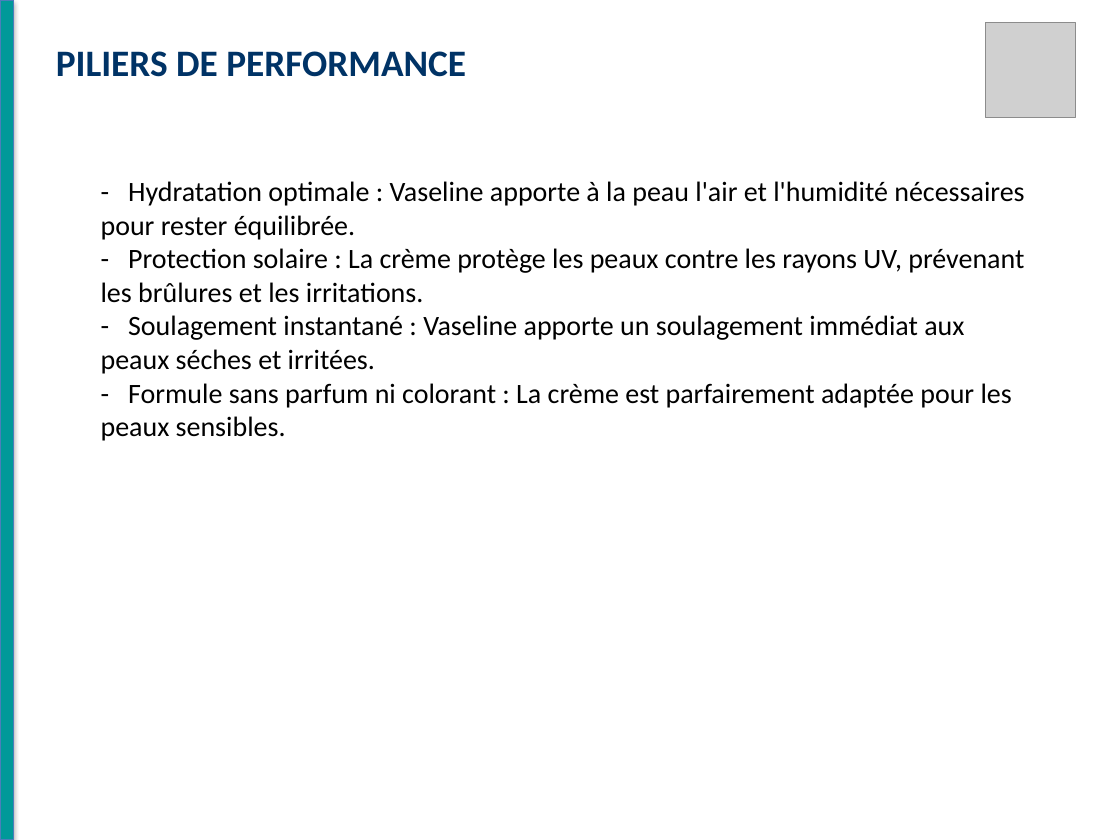
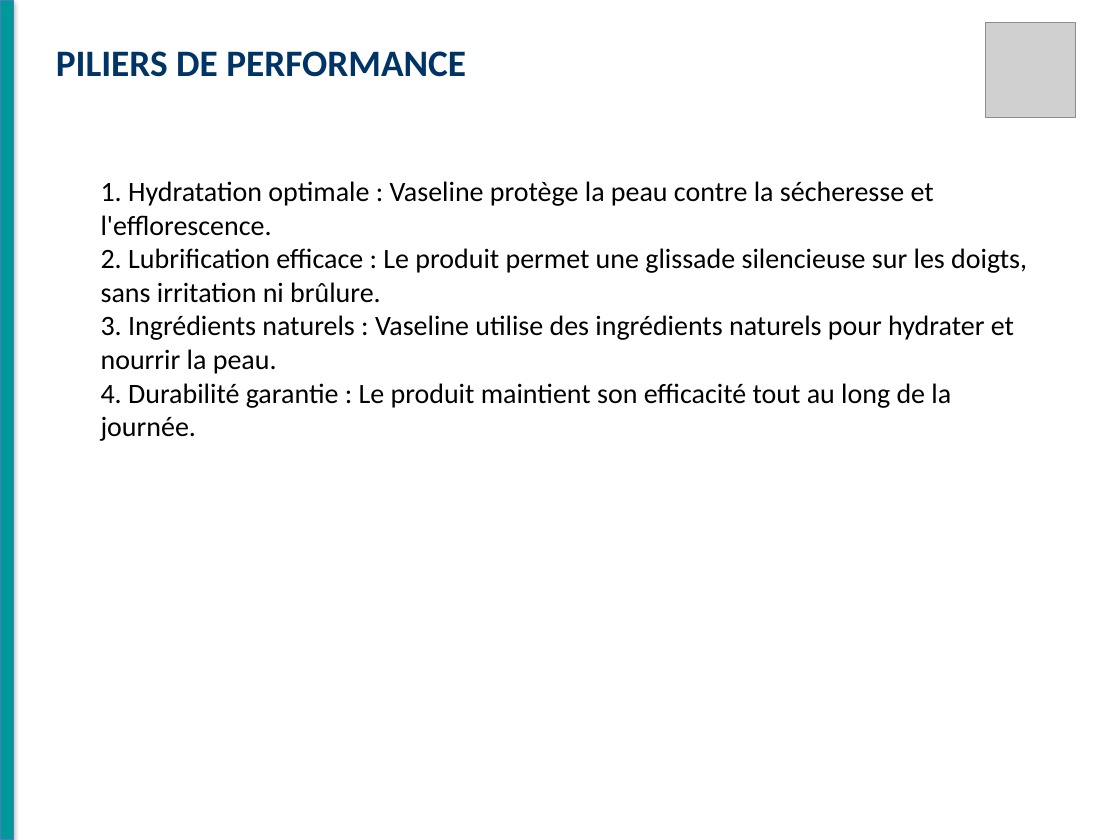
Before and after one commit to RayanAloui/Esprit-PIDS-4DS11-2026-Avatar, a slide deck: slide 4 of alia_django/apps/modeling/generated_presentations/Vaseline.pptx. Drawn at 1120x840 pixels with LibreOffice and Linux fonts; fonts in the diff are those of the drawing; grey boxes stand for pictures. Boxes give left, top, right and bottom in pixels: in the first picture for what was removed or moved away, otherwise in the second. Text is boxed around its words. In the diff, an @@ line names an element or a change of style, - is before the commit and + after.

```diff
--- a/alia_django/apps/modeling/generated_presentations/Vaseline.pptx
+++ b/alia_django/apps/modeling/generated_presentations/Vaseline.pptx
@@ text at (101,181,1027,441): text changed @@
-- Hydratation optimale : Vaseline apporte à la peau l'air et l'humidité nécessaires pour rester équilibrée.
-- Protection solaire : La crème protège les peaux contre les rayons UV, prévenant les brûlures et les irritations.
-- Soulagement instantané : Vaseline apporte un soulagement immédiat aux peaux séches et irritées.
-- Formule sans parfum ni colorant : La crème est parfairement adaptée pour les peaux sensibles.
+1. Hydratation optimale : Vaseline protège la peau contre la sécheresse et l'efflorescence.
+2. Lubrification efficace : Le produit permet une glissade silencieuse sur les doigts, sans irritation ni brûlure.
+3. Ingrédients naturels : Vaseline utilise des ingrédients naturels pour hydrater et nourrir la peau.
+4. Durabilité garantie : Le produit maintient son efficacité tout au long de la journée.
```
Also in this commit, not shown: 5 other slides changed, 43 other files.
